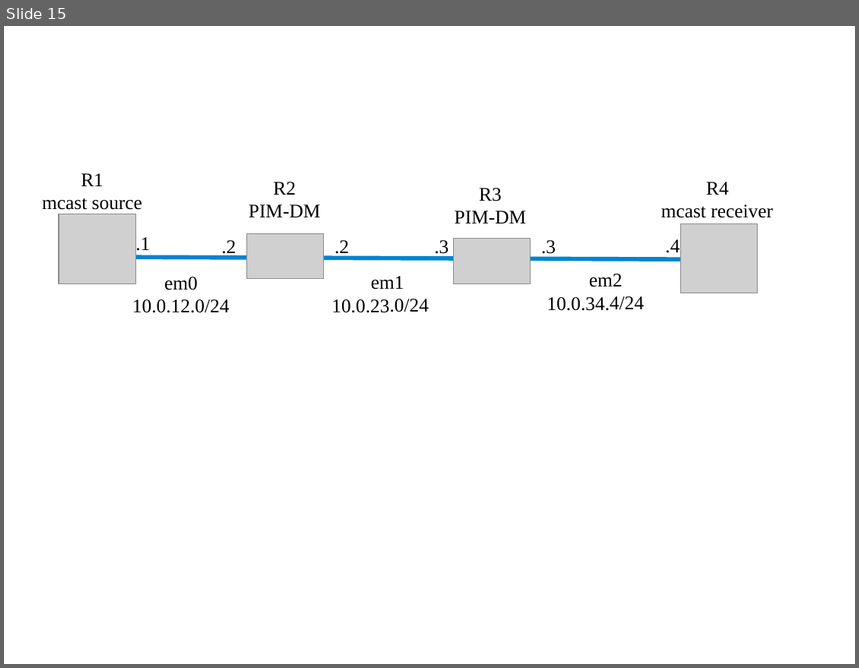
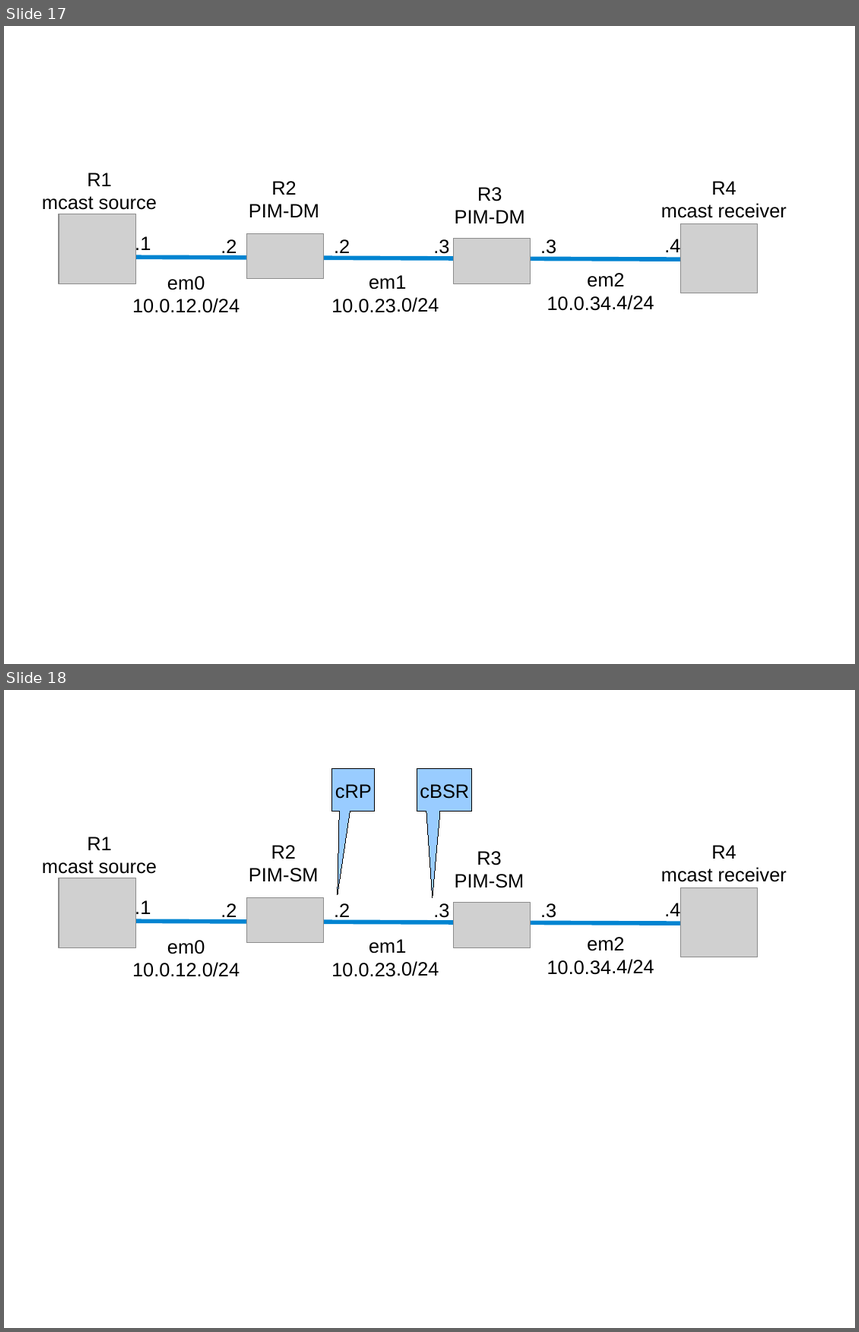
Before and after one commit to ocochard/BSDRP, a slide deck: trunk/docs/labs.examples.odp. Shown one above the other, each under a label of ours: slide 15 before the commit, slides 17 and 18 after it. The pictures are 859x668 and 859x1332 pixels, drawn with LibreOffice and Linux fonts; fonts in the diff are those of the drawing; grey boxes stand for pictures. Boxes give left, top, right and bottom in pixels: in the first picture for what was removed or moved away, otherwise in the second. Text is boxed around its words. In the diff, an @@ line names an element or a change of style, - is before the commit and + after.

```diff
--- a/trunk/docs/labs.examples.odp
+++ b/trunk/docs/labs.examples.odp
@@ slide 18 added at (4,690,855,1328), background #FFFFFF @@
@@ speech box added at (332,769,375,812), fill #99CCFF, outline #000000 0 pt, 18 pt, text #000000 @@
+cRP
@@ speech box added at (417,769,472,812), fill #99CCFF, outline #000000 0 pt, 18 pt, text #000000 @@
+cBSR
@@ text added at (42,837,157,874), 18 pt, text #000000 @@
+R1
+mcast source
@@ text added at (249,845,319,882), 18 pt, text #000000 @@
+R2
+PIM-SM
@@ text added at (661,845,787,882), 18 pt, text #000000 @@
+R4
+mcast receiver
@@ text added at (455,851,525,888), 18 pt, text #000000 @@
+R3
+PIM-SM
@@ picture added at (59,878,135,948) @@
@@ picture added at (681,888,758,958) @@
@@ text added at (135,899,151,919), 18 pt, text #000000 @@
+.1
@@ text added at (221,904,237,921), 18 pt, text #000000 @@
+.2
@@ picture added at (247,897,324,942) @@
@@ text added at (334,904,350,921), 18 pt, text #000000 @@
+.2
@@ text added at (433,904,449,921), 18 pt, text #000000 @@
+.3
@@ picture added at (455,904,531,948) @@
@@ text added at (541,904,557,921), 18 pt, text #000000 @@
+.3
@@ text added at (664,903,680,916), 18 pt, text #000000 @@
+.4
@@ line added from (709, 923) to (83, 921), #0084D1 4 pt @@
@@ text added at (132,940,240,977), 18 pt, text #000000 @@
+em0
+10.0.12.0/24
@@ text added at (332,939,439,977), 18 pt, text #000000 @@
+em1
+10.0.23.0/24
@@ text added at (547,937,655,974), 18 pt, text #000000 @@
+em2
+10.0.34.4/24
@@ what was slide 15 is now slide 17 @@
@@ slide 17 changed as well @@
@@ font Times New Roman to Arial in 13 elements at (135,235,151,255), (221,240,237,257), (334,240,350,257), (433,240,449,257), (541,240,557,257), (664,239,680,252), (547,273,655,310), (332,275,439,313), (455,187,525,224), (249,181,319,218), (132,276,240,313), (661,181,787,218), (42,173,157,210) @@
```
Also in this commit, not shown: 16 other slides changed, 3 other slides added, 2 slides removed, 1 other file.
